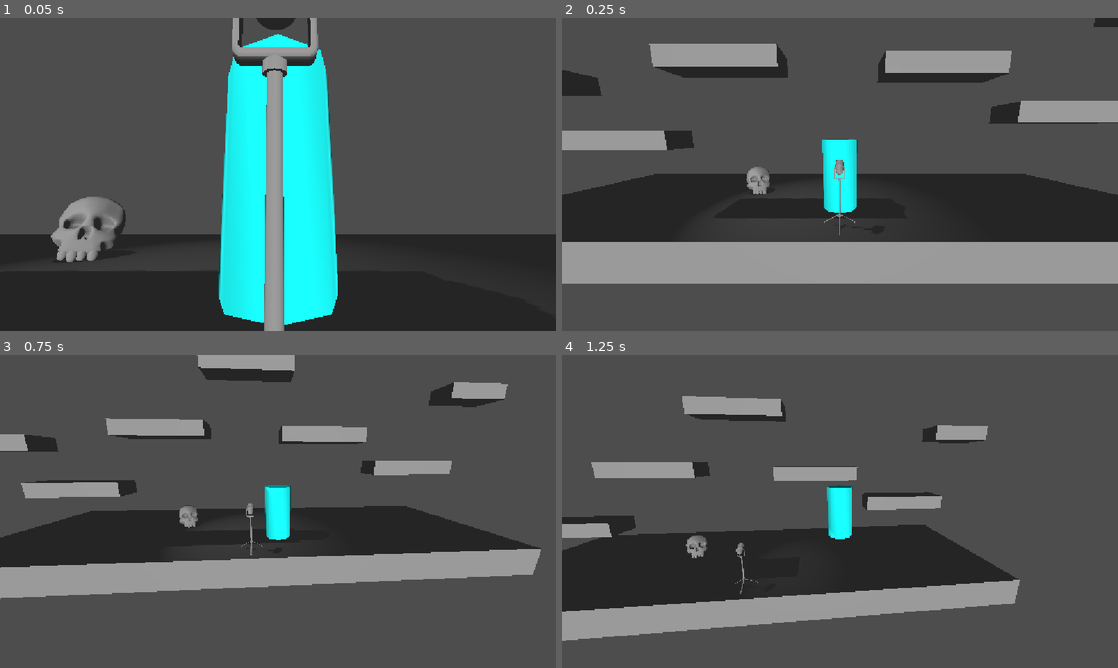
Above: before the commit, frames 1-4 (two rows, left to right).
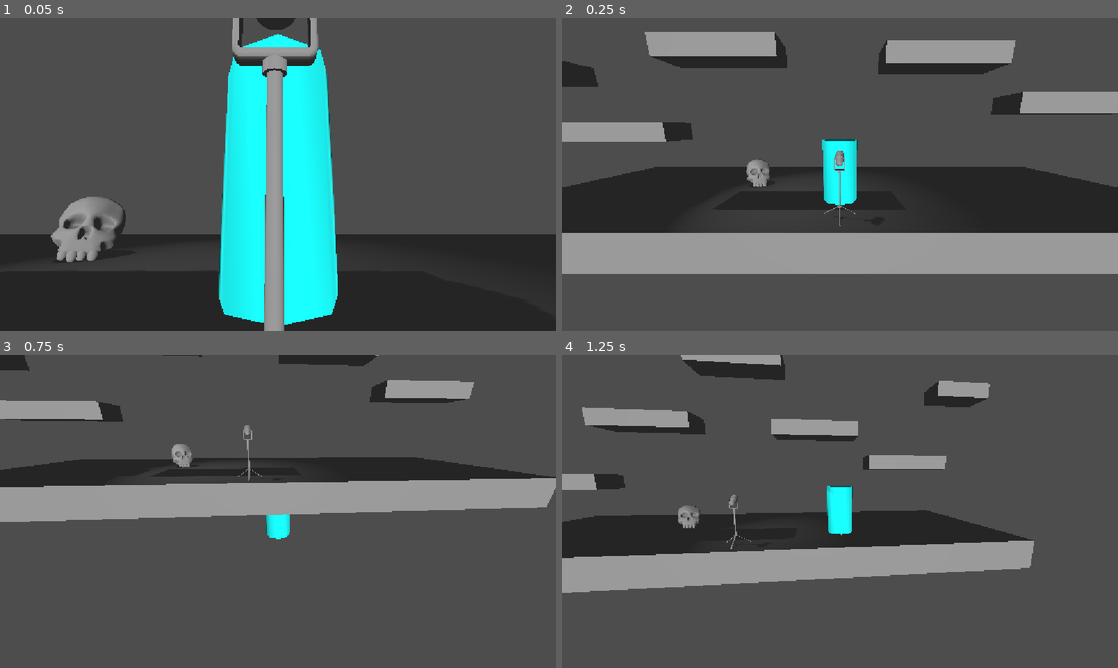
Above: after the commit, the same moments.

Repository: JoesRealAccount/ggj_2026
Game: Godot game, scene res://scenes/shader_testing.tscn
Same seed, same stepped clock (60 frames per second), same inputs: the game is played once before the commit and once after it. This scene is started directly instead of the project's main scene.
Inputs:
- Up to frame 1 (0.05 s): no input
- Up to frame 2 (0.25 s): no input
- Up to frame 3 (0.75 s): tap Enter (switch_mask) at 0.5 s; hold D (move_right) from 0.53 s (still down); hold Enter (switch_mask) from 0.53 s (still down)
- Up to frame 4 (1.25 s): keep holding D (move_right); keep holding Enter (switch_mask); tap W (jump) at 0.77 s

Frame 1 is identical in both runs. In frame 2, 16% of the frame differs, in the area x 0-100%, y 0-85%; in frame 3, 42%, in the area x 0-100%, y 0-78%; in frame 4, 34%.

Commit message:
working on fixing bugs in the world hitbox system

Diff:
--- a/scenes/shader_testing.tscn
+++ b/scenes/shader_testing.tscn
@@ -58,7 +58,7 @@
 transform = Transform3D(1, 0, 0, 0, 1, 0, 0, 0, 1, 0, 0, -1.5)
 size = Vector3(20, 1, 7)
 
-[node name="CSGBakedCollisionShape3D" type="CollisionShape3D" parent="Floor" unique_id=11376495]
+[node name="CSGBakedCollisionShape3D" type="CollisionShape3D" parent="Floor" unique_id=11376495 groups=["world_happiness"]]
 shape = SubResource("ConcavePolygonShape3D_uhmka")
 
 [node name="Platform1" type="StaticBody3D" parent="." unique_id=809709939]
@@ -67,7 +67,7 @@
 [node name="CSGBox3D" type="CSGBox3D" parent="Platform1" unique_id=364006944 groups=["world_happiness"]]
 size = Vector3(3, 0.5, 1)
 
-[node name="CSGBakedCollisionShape3D" type="CollisionShape3D" parent="Platform1" unique_id=1241135878]
+[node name="CSGBakedCollisionShape3D" type="CollisionShape3D" parent="Platform1" unique_id=1241135878 groups=["world_happiness"]]
 shape = SubResource("ConcavePolygonShape3D_6614m")
 
 [node name="Platform2" type="StaticBody3D" parent="." unique_id=1760699012]
@@ -76,7 +76,7 @@
 [node name="CSGBox3D" type="CSGBox3D" parent="Platform2" unique_id=699655276 groups=["world_depression", "world_happiness"]]
 size = Vector3(3, 0.5, 1)
 
-[node name="CSGBakedCollisionShape3D" type="CollisionShape3D" parent="Platform2" unique_id=1958487960]
+[node name="CSGBakedCollisionShape3D" type="CollisionShape3D" parent="Platform2" unique_id=1958487960 groups=["world_happiness"]]
 shape = SubResource("ConcavePolygonShape3D_bhu08")
 
 [node name="Platform3" type="StaticBody3D" parent="." unique_id=878966121]
@@ -85,7 +85,7 @@
 [node name="CSGBox3D" type="CSGBox3D" parent="Platform3" unique_id=607933470 groups=["world_happiness"]]
 size = Vector3(3, 0.5, 1)
 
-[node name="CSGBakedCollisionShape3D" type="CollisionShape3D" parent="Platform3" unique_id=714602441]
+[node name="CSGBakedCollisionShape3D" type="CollisionShape3D" parent="Platform3" unique_id=714602441 groups=["world_happiness"]]
 shape = SubResource("ConcavePolygonShape3D_05as6")
 
 [node name="Platform4" type="StaticBody3D" parent="." unique_id=196942408]
@@ -94,7 +94,7 @@
 [node name="CSGBox3D" type="CSGBox3D" parent="Platform4" unique_id=1810893554 groups=["world_happiness"]]
 size = Vector3(3, 0.5, 1)
 
-[node name="CSGBakedCollisionShape3D" type="CollisionShape3D" parent="Platform4" unique_id=1519879665]
+[node name="CSGBakedCollisionShape3D" type="CollisionShape3D" parent="Platform4" unique_id=1519879665 groups=["world_happiness"]]
 shape = SubResource("ConcavePolygonShape3D_5ymk8")
 
 [node name="Platform5" type="StaticBody3D" parent="." unique_id=351375189]
@@ -103,7 +103,7 @@
 [node name="CSGBox3D" type="CSGBox3D" parent="Platform5" unique_id=52125670 groups=["world_happiness"]]
 size = Vector3(3, 0.5, 1)
 
-[node name="CSGBakedCollisionShape3D" type="CollisionShape3D" parent="Platform5" unique_id=252812915]
+[node name="CSGBakedCollisionShape3D" type="CollisionShape3D" parent="Platform5" unique_id=252812915 groups=["world_happiness"]]
 shape = SubResource("ConcavePolygonShape3D_4mnpp")
 
 [node name="Platform6" type="StaticBody3D" parent="." unique_id=1602373132]
@@ -112,7 +112,7 @@
 [node name="CSGBox3D" type="CSGBox3D" parent="Platform6" unique_id=97610814 groups=["world_happiness"]]
 size = Vector3(2, 0.5, 1)
 
-[node name="CSGBakedCollisionShape3D" type="CollisionShape3D" parent="Platform6" unique_id=1818412558]
+[node name="CSGBakedCollisionShape3D" type="CollisionShape3D" parent="Platform6" unique_id=1818412558 groups=["world_happiness"]]
 shape = SubResource("ConcavePolygonShape3D_ctebd")
 
 [node name="Platform7" type="StaticBody3D" parent="." unique_id=1934188769]
@@ -121,7 +121,7 @@
 [node name="CSGBox3D" type="CSGBox3D" parent="Platform7" unique_id=136784140 groups=["world_happiness"]]
 size = Vector3(2, 0.5, 1)
 
-[node name="CSGBakedCollisionShape3D" type="CollisionShape3D" parent="Platform7" unique_id=317253792]
+[node name="CSGBakedCollisionShape3D" type="CollisionShape3D" parent="Platform7" unique_id=317253792 groups=["world_happiness"]]
 shape = SubResource("ConcavePolygonShape3D_eqmdw")
 
 [node name="DirectionalLight3D" type="DirectionalLight3D" parent="." unique_id=1263175272]
--- a/world_visual_manager.gd
+++ b/world_visual_manager.gd
@@ -5,20 +5,45 @@
 	"HAPPINESS": "world_two_transparency"
 }
 
+## The percentage of transparency till which thi hitbox will stay toggled of/on
+@export_range(0.0, 1.0) var hitbox_threshold: float = 0.8
+
 var world_one_transparency: float:
 	set(new_value):
 		get_tree().set_group("world_happiness", "transparency", new_value)
+		_world_one_hitbox_toggle = _should_hitbox_by_transparency(_world_one_hitbox_toggle, new_value)
+		world_one_transparency = new_value
 		return new_value
 
-var _world_one_hitbox_toggle = true:
+var _world_one_hitbox_toggle = false:
 	set(new_value):
-		get_tree().set_group("world_happiness", "disabled", new_value)
+		if _world_one_hitbox_toggle != new_value:
+			get_tree().set_group("world_happiness", "disabled", new_value)
+		_world_one_hitbox_toggle = new_value
 		return new_value
 
 var world_two_transparency: float:
 	set(new_value):
-		get_tree().set_group("world_depression", "transparency", new_value)
+		if _world_two_hitbox_toggle != new_value:
+			get_tree().set_group("world_depression", "transparency", new_value)
+		world_two_transparency = new_value
 		return new_value
+
+var _world_two_hitbox_toggle = true:
+	set(new_value):
+		get_tree().set_group("world_happiness", "disabled", new_value)
+		_world_two_hitbox_toggle = _should_hitbox_by_transparency(_world_two_hitbox_toggle, new_value)
+		_world_two_hitbox_toggle = new_value
+		return new_value
+
+## Returns if a certain hitbox should be enabled at the given amount of transparency
+func _should_hitbox_by_transparency(hitbox_toggle: bool, transparency: float) -> bool:
+	if hitbox_toggle && transparency > hitbox_threshold:
+		hitbox_toggle = false
+	elif !hitbox_toggle && transparency < hitbox_threshold:
+		hitbox_toggle = true
+	return hitbox_toggle
+
 
 # Called when the node enters the scene tree for the first time.
 func _ready() -> void:
